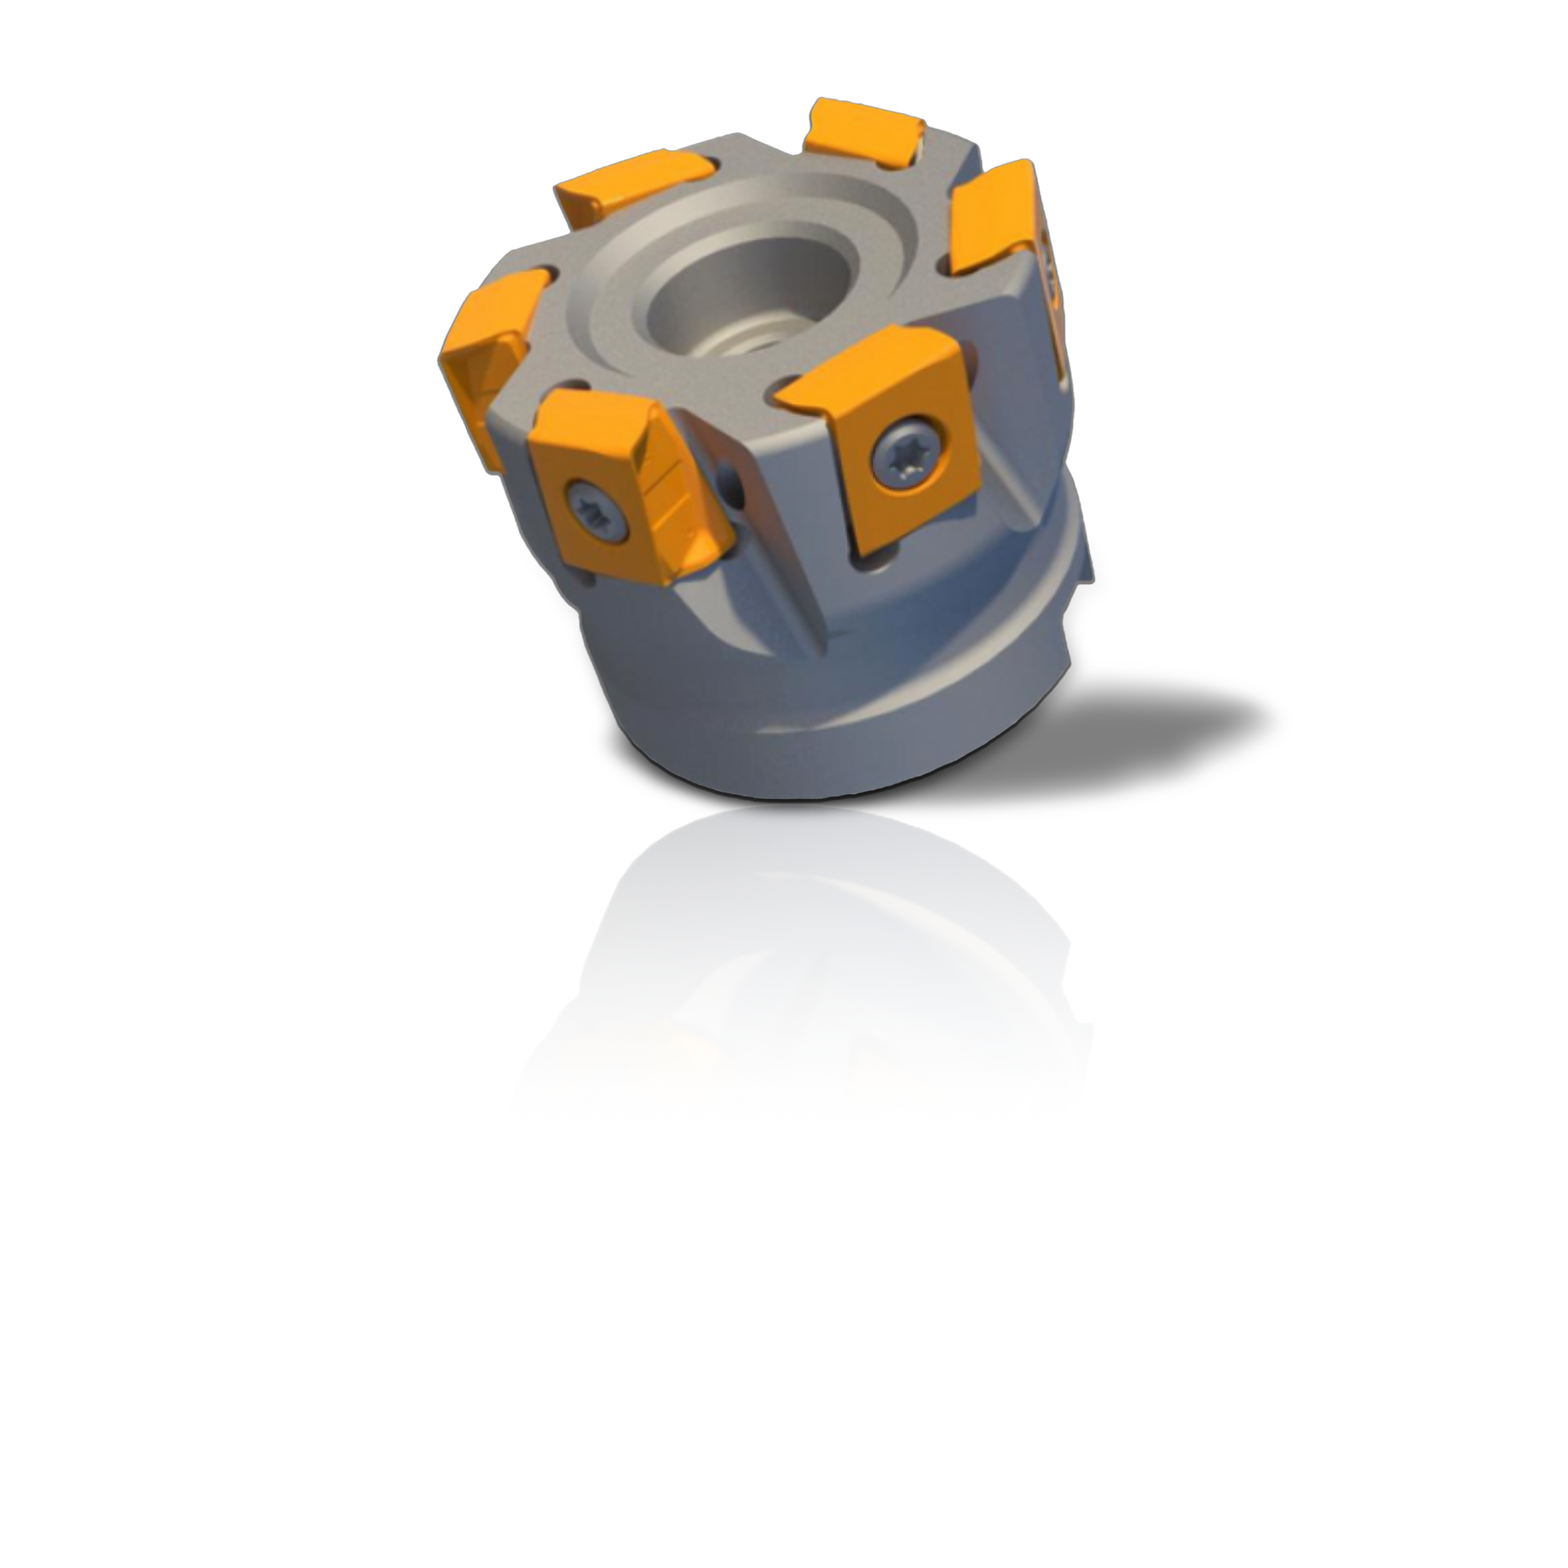
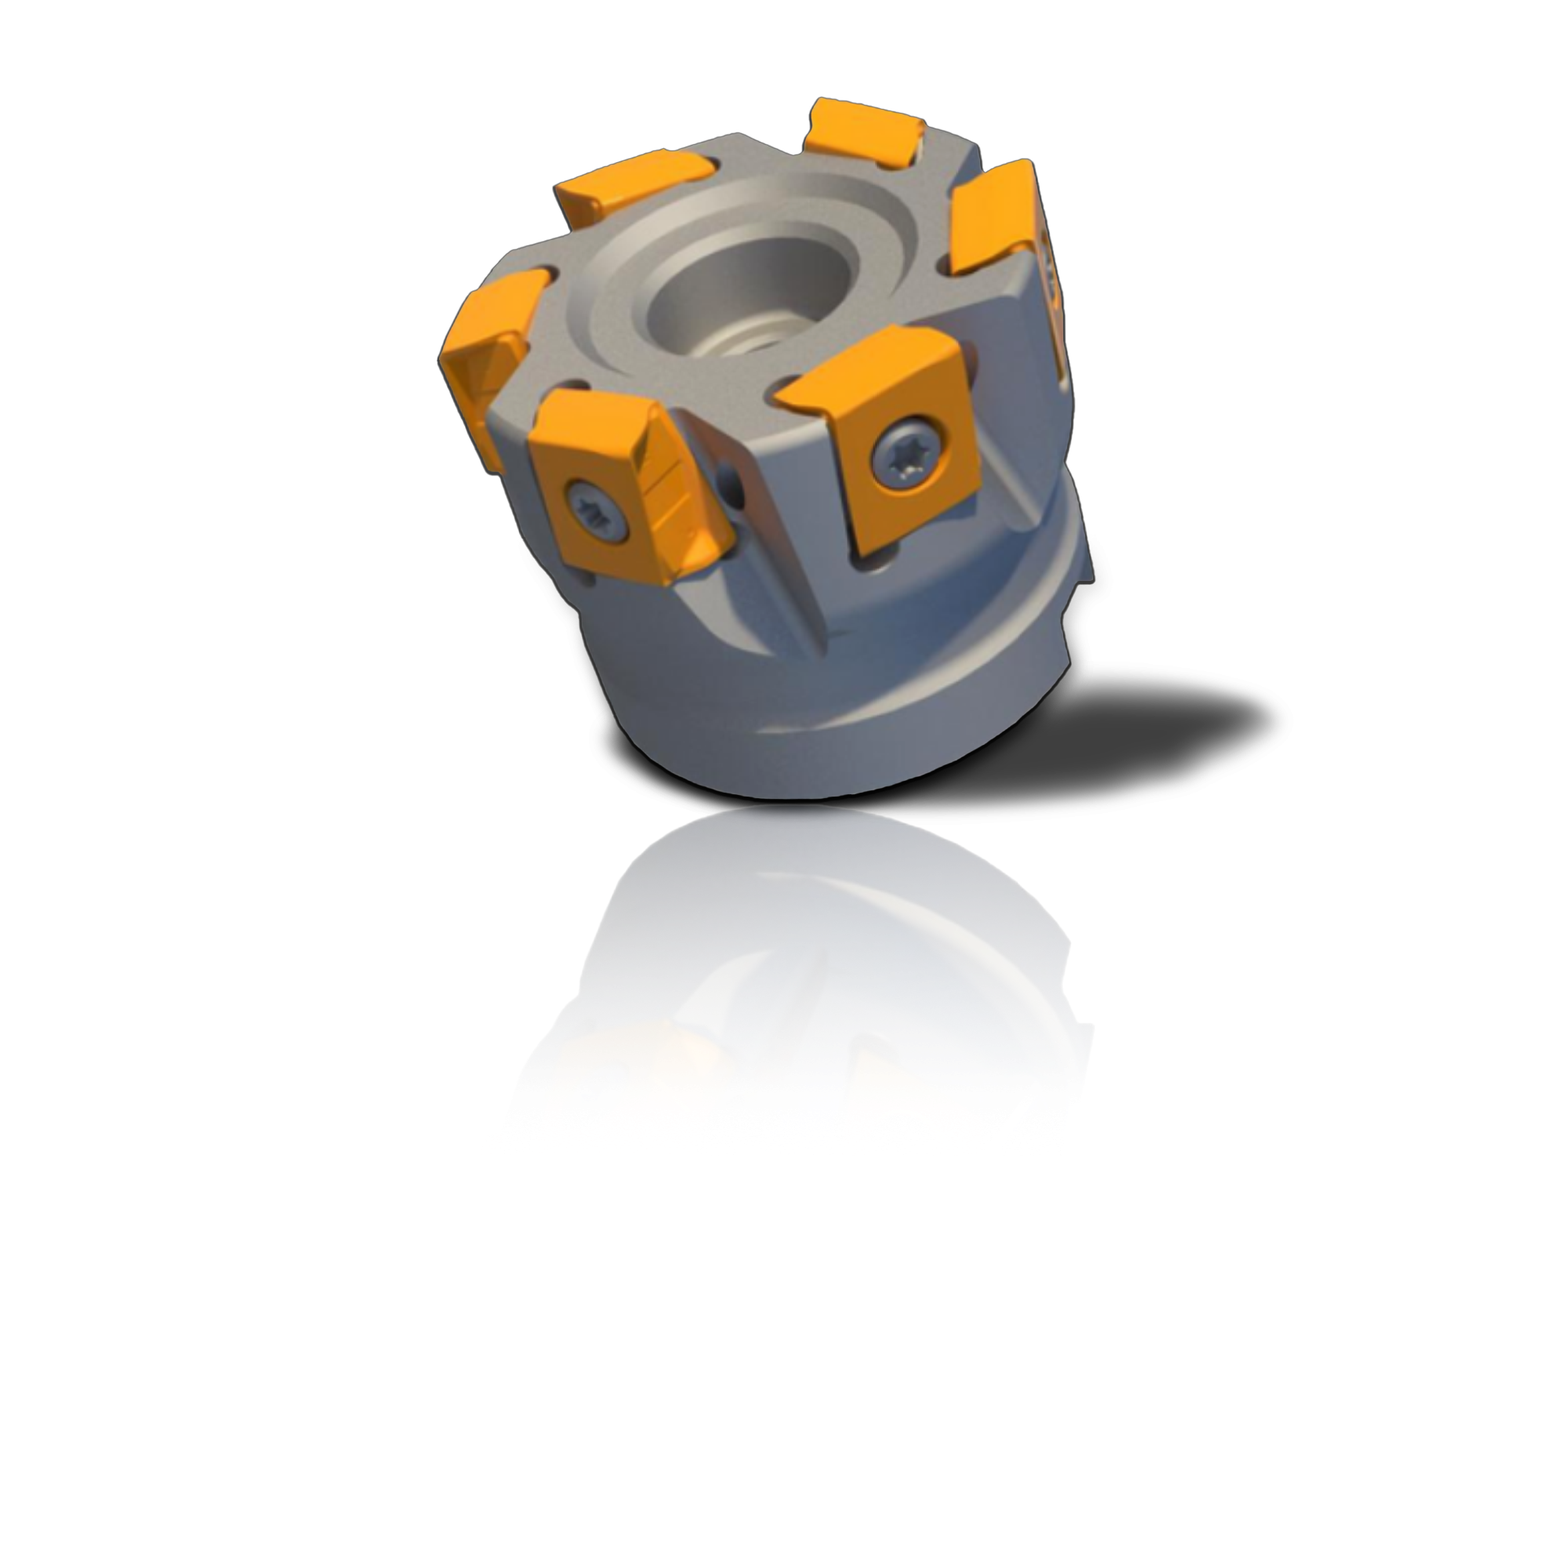
Layers edited between the first and the second 1568x1568 image:
added layer "holder-fm904" above "Group 1" over [left=436, top=96, right=1287, bottom=1093]
added group "Group 1" with 6 layers above "Layer 3" over [left=436, top=96, right=1287, bottom=1093]
moved "Layer 2 copy" into group "Group 1" over [left=520, top=803, right=1097, bottom=1093]
moved "OVERLAY" into group "Group 1" over [left=437, top=96, right=1095, bottom=802]
moved "Layer 4" into group "Group 1" over [left=438, top=96, right=1094, bottom=801]
moved "Layer 2" into group "Group 1" over [left=436, top=96, right=1097, bottom=805]
moved "SHADOW LONG" into group "Group 1" over [left=590, top=661, right=1287, bottom=824]
moved "SHADOW" into group "Group 1" over [left=522, top=510, right=1111, bottom=827]